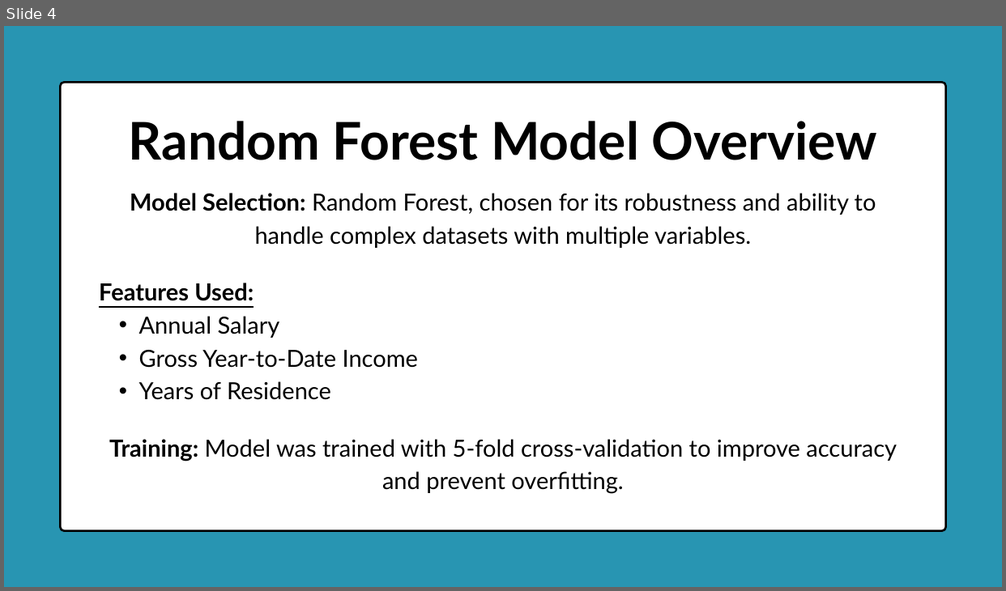
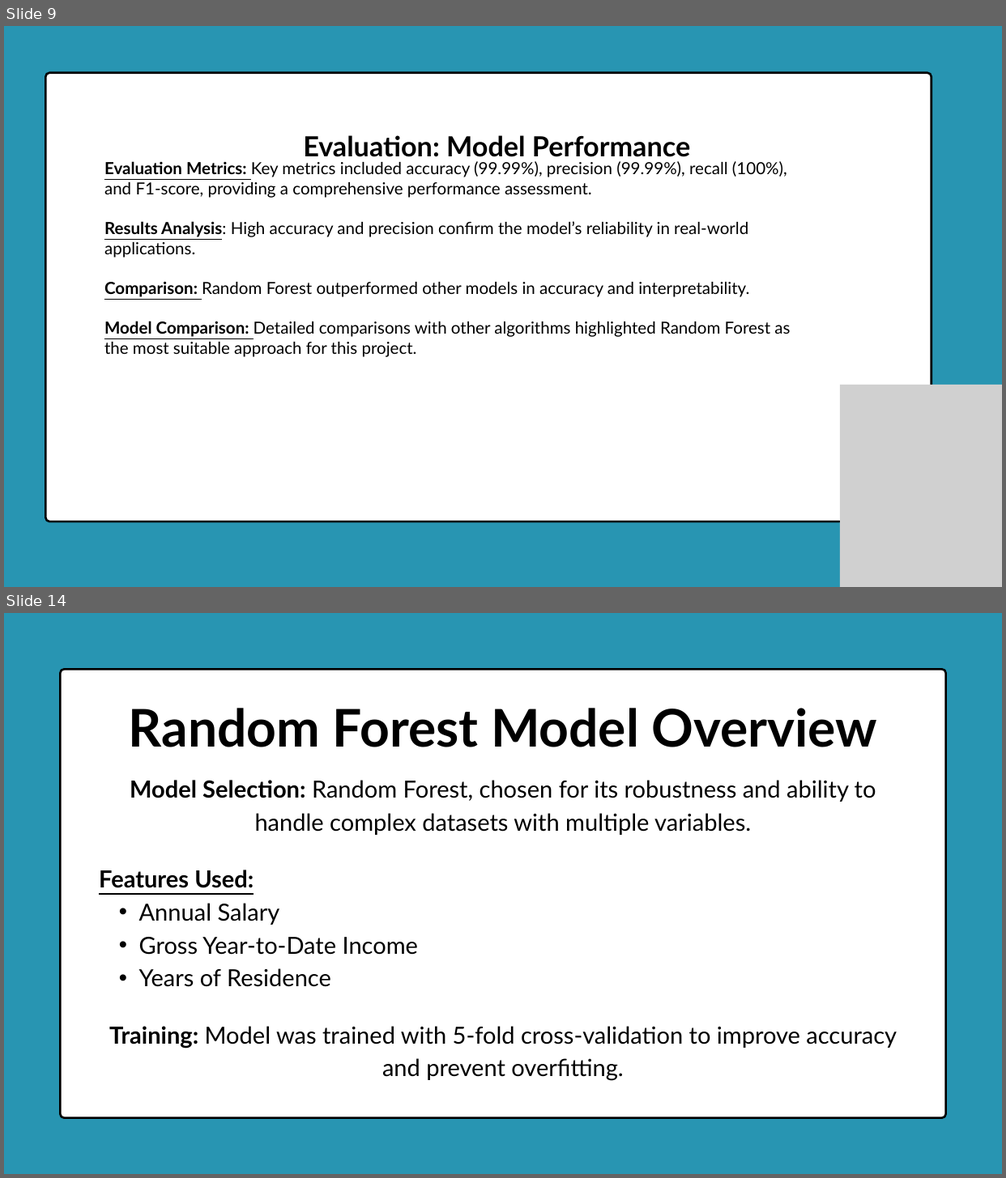
Before and after one commit to Delight-Chipiro/Customer_Eligibility_System, a slide deck: Documentation/Satellite Service Eligibility Checker.pptx. Shown one above the other, each under a label of ours: slide 4 before the commit, slides 9 and 14 after it; the slides between them are not shown. The pictures are 1006x591 and 1006x1178 pixels, drawn with LibreOffice and Linux fonts; fonts in the diff are those of the drawing; grey boxes stand for pictures. Boxes give left, top, right and bottom in pixels: in the first picture for what was removed or moved away, otherwise in the second. Text is boxed around its words. In the diff, an @@ line names an element or a change of style, - is before the commit and + after.

```diff
--- a/Documentation/Satellite Service Eligibility Checker.pptx
+++ b/Documentation/Satellite Service Eligibility Checker.pptx
@@ slide 9 added at bbox=[4, 26, 1002, 587], background #2895B2 @@
@@ freeform shape added at bbox=[45, 73, 931, 522], fill #FFFFFF, outline #000000 3 pt @@
@@ text added at bbox=[303, 135, 690, 157], 40 pt, text #000000, bold @@
+Evaluation: Model Performance
@@ text added at bbox=[104, 161, 790, 357], 24 pt, text #000000 @@
+Evaluation Metrics: Key metrics included accuracy (99.99%), precision (99.99%), recall (100%), and F1-score, providing a comprehensive performance assessment.
+Results Analysis: High accuracy and precision confirm the model’s reliability in real-world applications.
+Comparison: Random Forest outperformed other models in accuracy and interpretability.
+Model Comparison: Detailed comparisons with other algorithms highlighted Random Forest as the most suitable approach for this project.
@@ picture added at bbox=[840, 385, 1002, 587] @@
@@ what was slide 4 is now slide 14 @@
```
Also in this commit, not shown: 3 slides changed, 13 other slides added, 1 slide removed.
